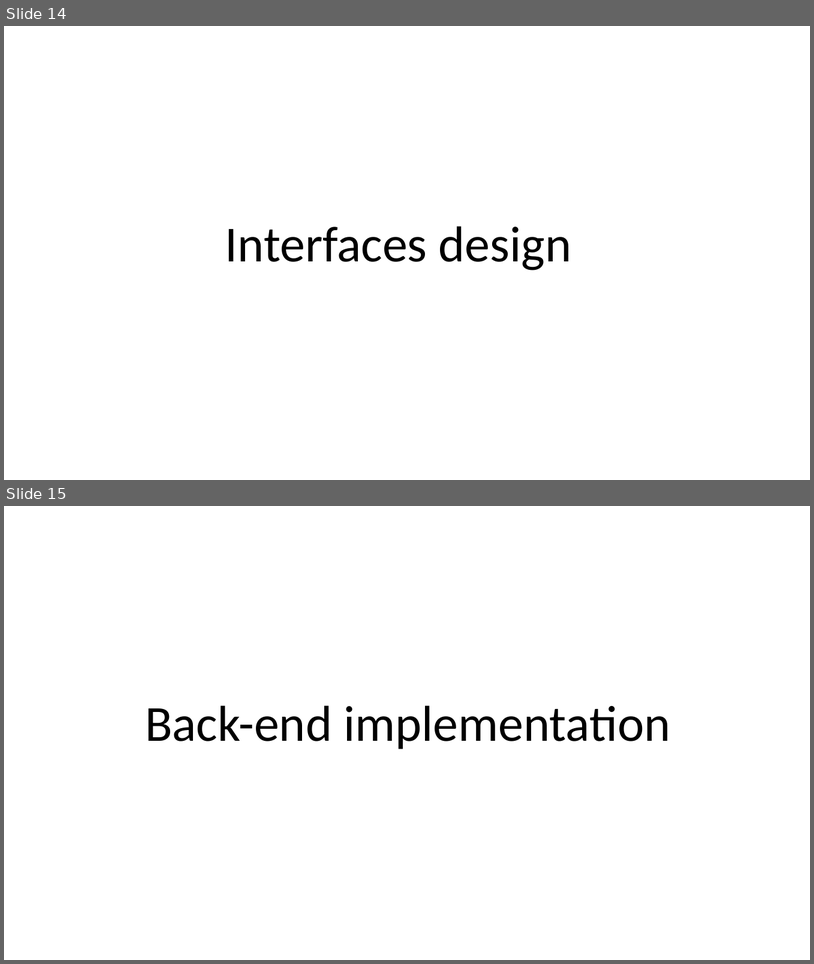
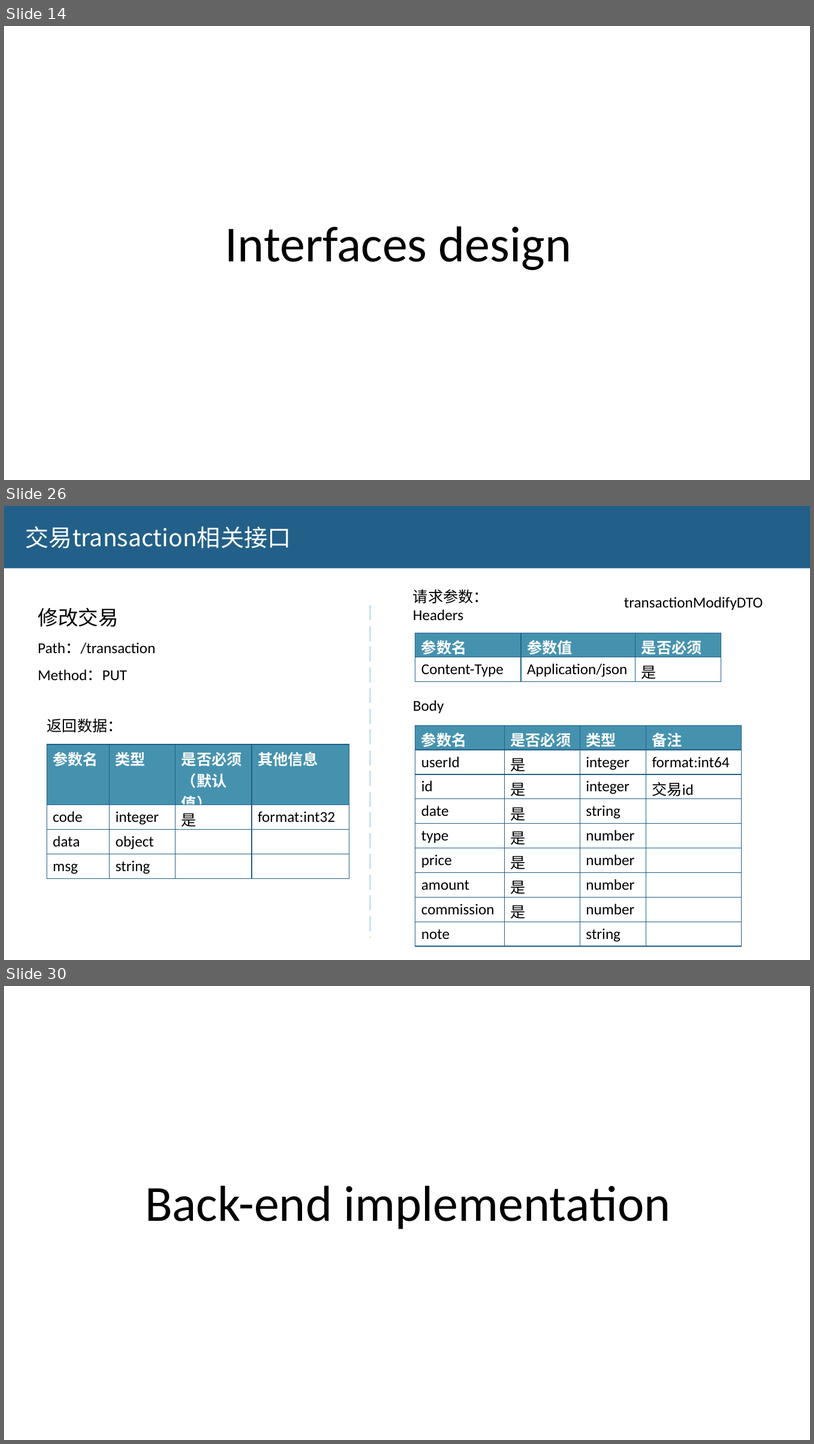
Before and after one commit to 7000qwq/gold, a slide deck: design.pptx. Shown one above the other, each under a label of ours: slides 14 and 15 before the commit, slides 14, 26 and 30 after it; the slides between them are not shown. The pictures are 814x964 and 814x1444 pixels, drawn with LibreOffice and Linux fonts; fonts in the diff are those of the drawing. Boxes give left, top, right and bottom in pixels: in the first picture for what was removed or moved away, otherwise in the second. Text is boxed around its words. In the diff, an @@ line names an element or a change of style, - is before the commit and + after.

Commit message:
finish interface and data-class design

```diff
--- a/design.pptx
+++ b/design.pptx
@@ slide 26 added at bbox=[4, 506, 810, 960], background #FFFFFF @@
@@ rectangle added at bbox=[4, 506, 810, 568], fill #226089 @@
@@ text added at bbox=[26, 526, 291, 549], 28 pt, text #FFFFFF @@
+交易transaction相关接口
@@ text added at bbox=[413, 589, 489, 713], 18 pt, text #000000 @@
+请求参数：
+Headers
+Body
@@ text added at bbox=[38, 607, 155, 680], 18 pt, text #000000 @@
+修改交易
+Path：/transaction
+Method：PUT
@@ line added from (371, 605) to (371, 938), #C9E1F2 2.25 pt dashed @@
@@ text added at bbox=[624, 597, 764, 610], 18 pt, text #000000 @@
+transactionModifyDTO
@@ table added at bbox=[416, 633, 722, 682], 2 rows, 3 columns @@
+参数名 | 参数值 | 是否必须
+Content-Type | Application/json | 是
@@ text added at bbox=[47, 718, 123, 732], 18 pt, text #000000 @@
+返回数据：
@@ table added at bbox=[416, 726, 741, 946], 9 rows, 4 columns @@
+参数名 | 是否必须 | 类型 | 备注
+userId | 是 | integer | format:int64
+id | 是 | integer | 交易id
+date | 是 | string | 
+type | 是 | number | 
+price | 是 | number | 
+amount | 是 | number | 
+commission | 是 | number | 
+note |  | string | 
@@ table added at bbox=[47, 744, 350, 876], 4 rows, 4 columns @@
+参数名 | 类型 | 是否必须（默认值） | 其他信息
+code | integer | 是 | format:int32
+data | object |  | 
+msg | string |  | 
@@ what was slide 15 is now slide 30 @@
```
Also in this commit, not shown: 4 slides changed, 15 other slides added, 5 other files.
